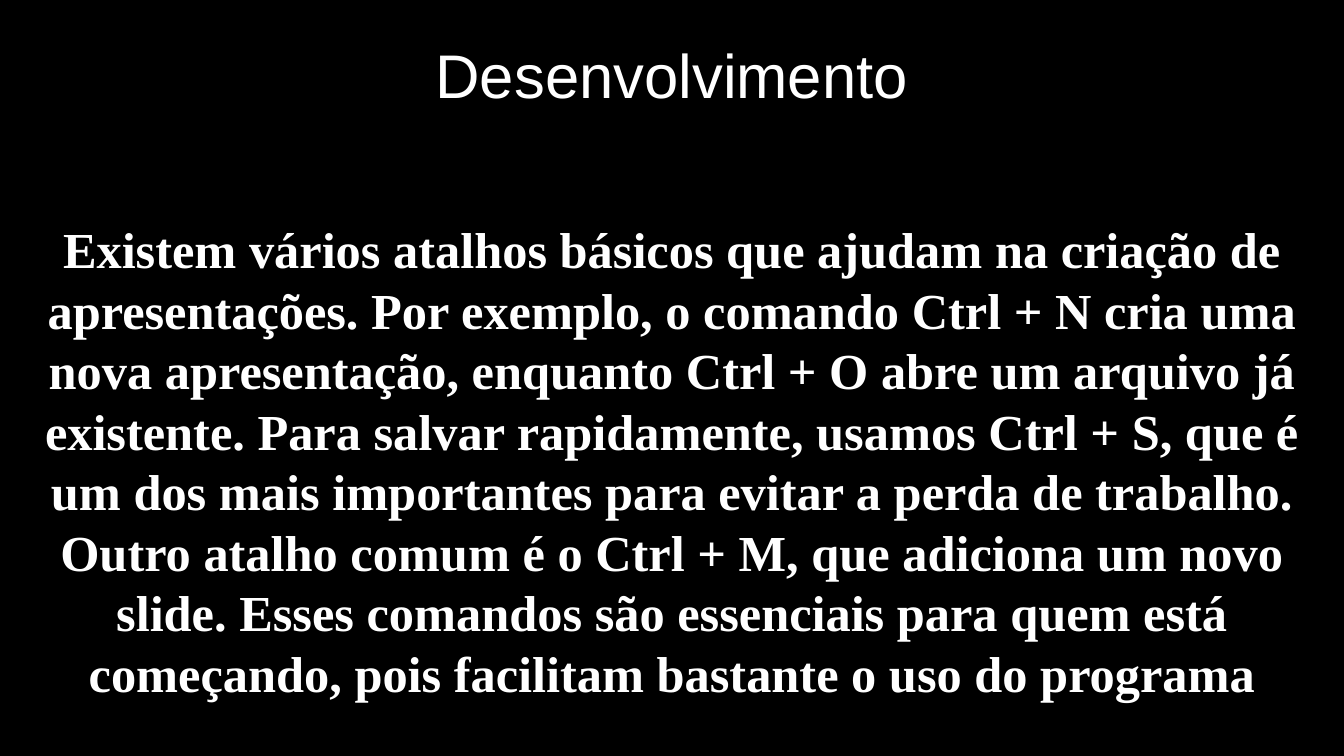
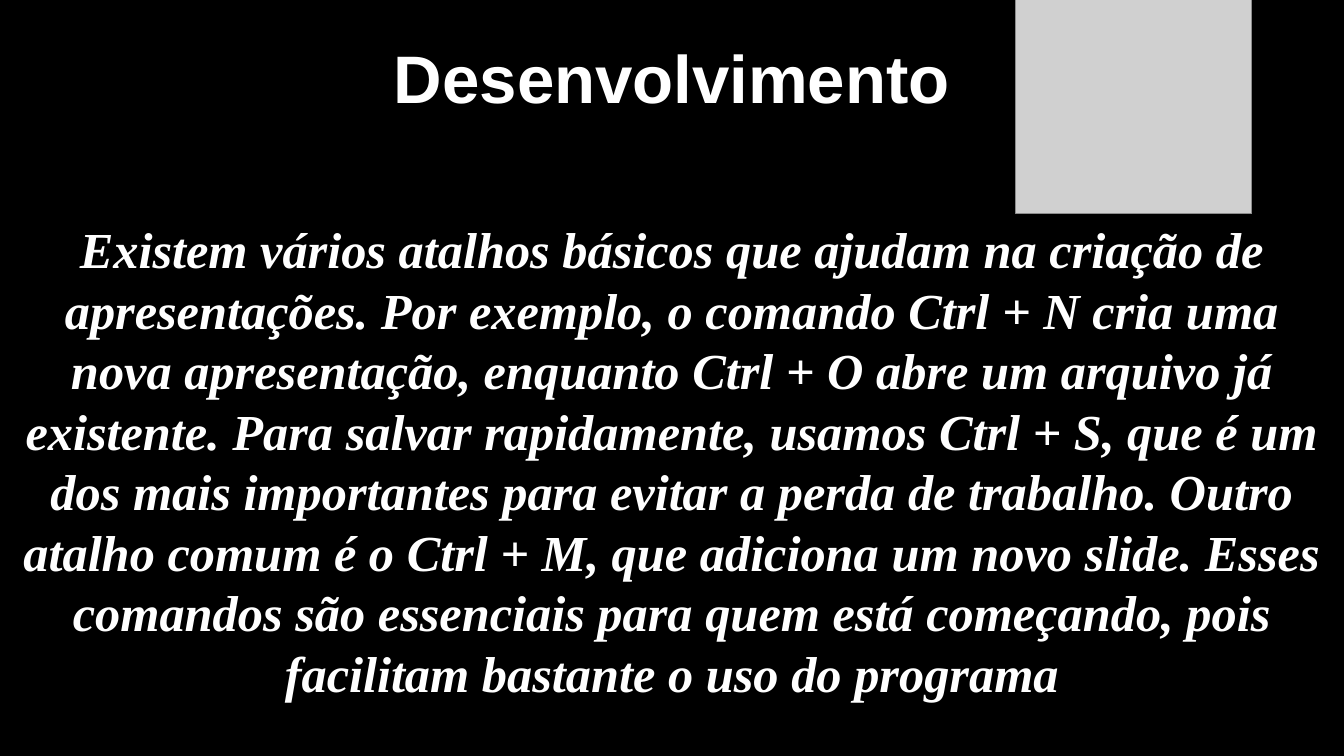
Before and after one commit to CauaReck/ptic, a slide deck: slide 3 of Cauã Reck Mello 1DS.pptx. Drawn at 1344x756 pixels with LibreOffice and Linux fonts; fonts in the diff are those of the drawing; grey boxes stand for pictures; background and template pictures are left out. Boxes give left, top, right and bottom in pixels: in the first picture for what was removed or moved away, otherwise in the second. Text is boxed around its words. In the diff, an @@ line names an element or a change of style, - is before the commit and + after.

```diff
--- a/Cauã Reck Mello 1DS.pptx
+++ b/Cauã Reck Mello 1DS.pptx
@@ picture added at [1016, 0, 1252, 214] @@
@@ text "Desenvolvimento": place and size @@
-text "Desenvolvimento" at [435, 53, 907, 99]
+text "Desenvolvimento" at [394, 54, 950, 104]
@@ text "Desenvolvimento" at [394, 54, 950, 104]: size 44 to 48 pt, bold on @@
@@ text "Existem vários atalhos básicos que ..." at [23, 233, 1320, 702]: italic on @@
```
Also in this commit, not shown: 5 other slides changed.
